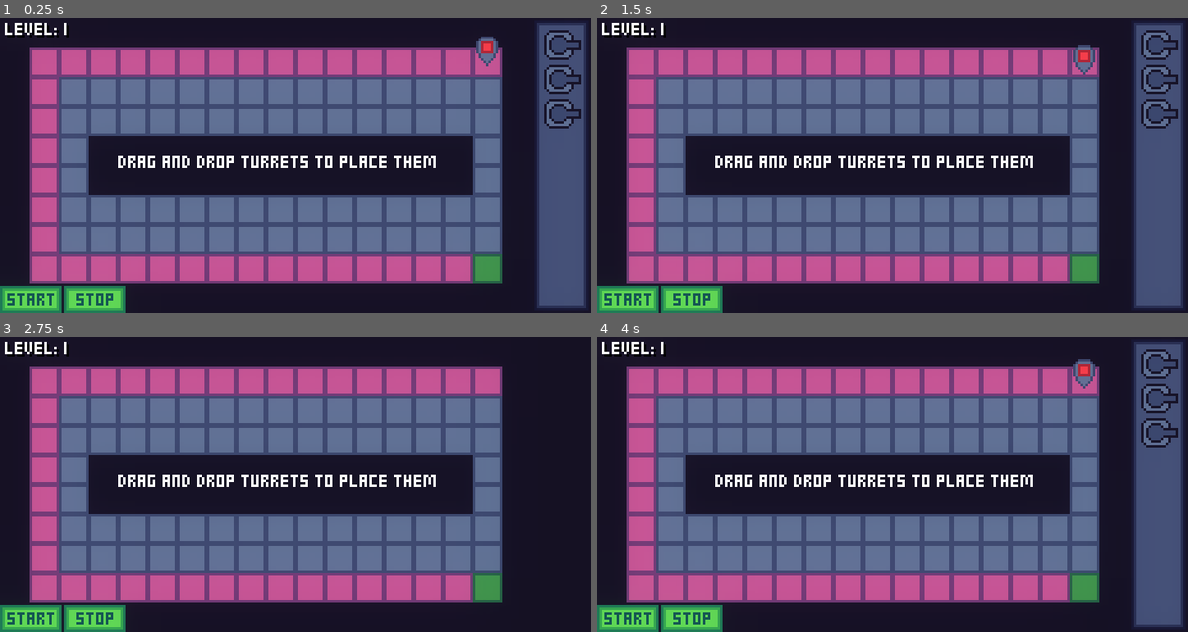
Above: before the commit, frames 1-4 (two rows, left to right).
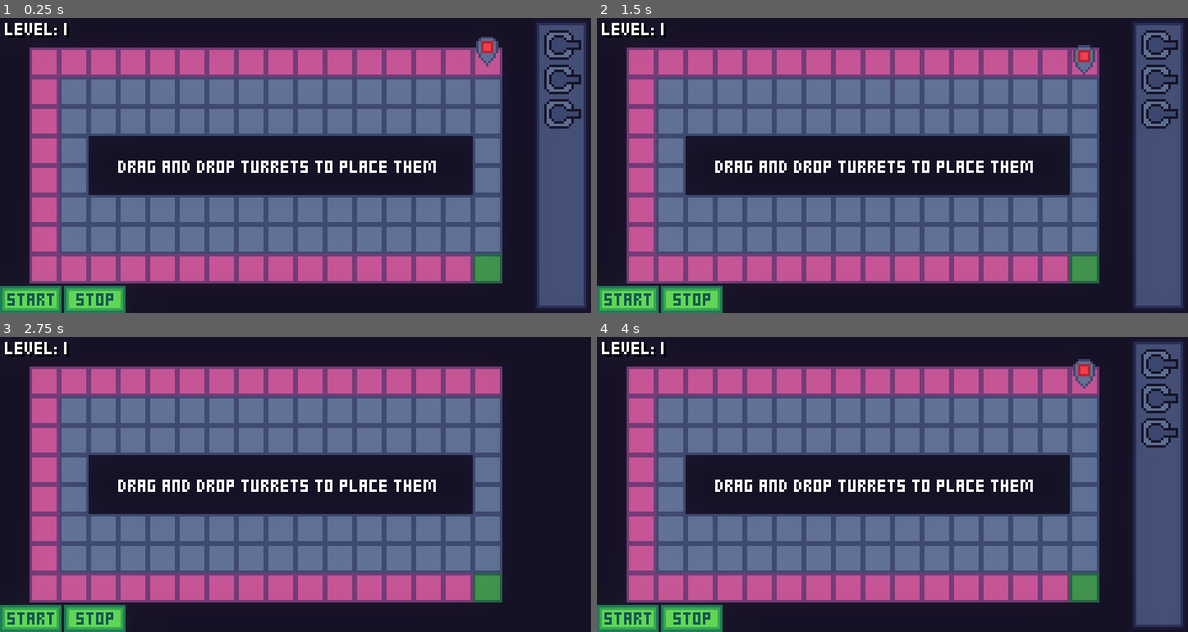
Above: after the commit, the same moments.

Repository: mariothedog/brackeys-game-jam
Game: Godot game, scene res://levels/level1.tscn
Same seed, same stepped clock (60 frames per second), same inputs: the game is played once before the commit and once after it.
Inputs (mouse positions are in pixels of both pictures, inside the frame that each line leads up to):
- Up to frame 1 (0.25 s): no input
- Up to frame 2 (1.5 s): click (626, 298) at 0.5 s; click (691, 298) at 1.25 s
- Up to frame 3 (2.75 s): click (29, 617) at 2 s
- Up to frame 4 (4 s): click (691, 617) at 2.75 s; click (1158, 363) at 3.5 s

The runs differ from the first frame. In frame 1, 1.0% of the frame differs, in the area x 20-74%, y 46-53%; in frame 2, 1.0%; in frame 3, 1.0%; in frame 4, 1.0%.

Commit message:
Move level 1's tutorial text

Diff:
--- a/src/levels/level1.tscn
+++ b/src/levels/level1.tscn
@@ -93,9 +93,9 @@
 
 [node name="Label" type="Label" parent="Tutorial"]
 margin_left = 48.0
-margin_top = 54.0
+margin_top = 56.0
 margin_right = 178.0
-margin_bottom = 68.0
+margin_bottom = 70.0
 custom_fonts/font = ExtResource( 10 )
 text = "Drag and drop turrets to place them"
 __meta__ = {
